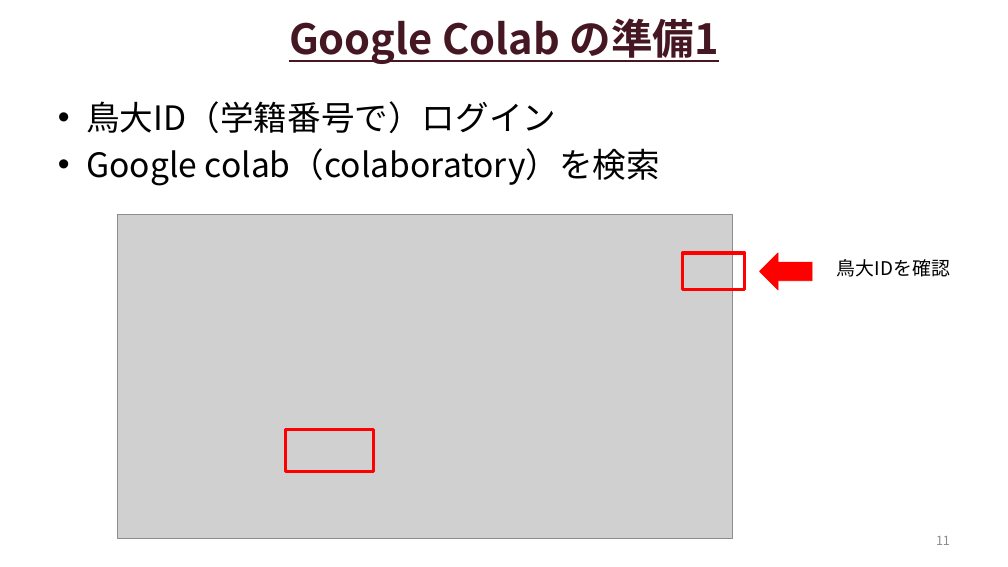
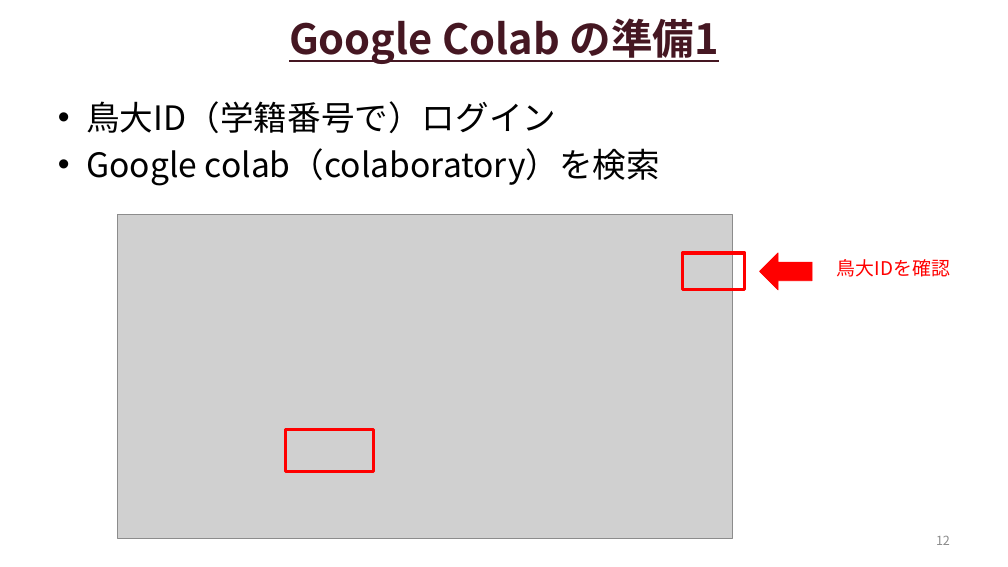
Before and after one commit to iwata97/bioinfo, a slide deck: slide 12 of バイオ技術_第1日目.pptx (slide 11 before the commit). Drawn at 1008x567 pixels with LibreOffice and Linux fonts; fonts in the diff are those of the drawing; grey boxes stand for pictures. Boxes give left, top, right and bottom in pixels: in the first picture for what was removed or moved away, otherwise in the second. Text is boxed around its words. In the diff, an @@ line names an element or a change of style, - is before the commit and + after.

```diff
--- a/バイオ技術_第1日目.pptx
+++ b/バイオ技術_第1日目.pptx
@@ text "鳥大IDを確認" at (837, 259, 950, 277): text colour #000000 to #FF0000 @@
@@ page number at (936, 536, 950, 545): text changed @@
-11
+12
```
Also in this commit, not shown: 4 other slides changed, 1 slide added, 1 other file.
